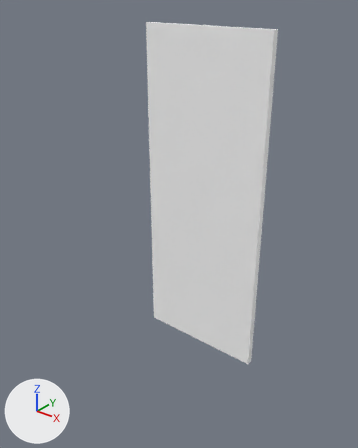
Renders of the FBX model thirdparty/BlenderSceneExporter/Content/Meshes/SM_Cube.fbx from each side of a commit.
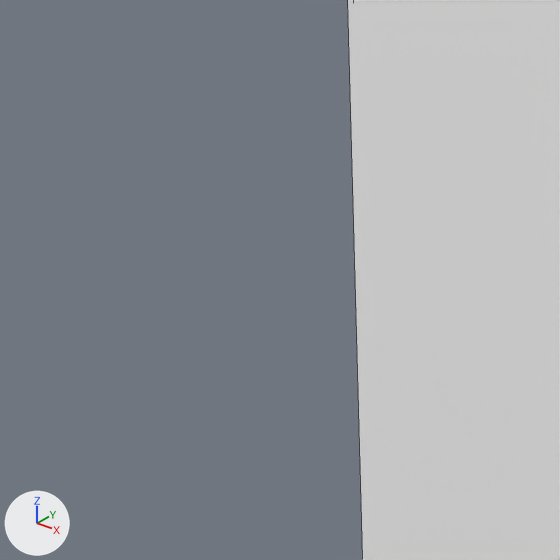
Each version is shown whole from a camera (50 mm lens) standing at (0.0, 1.43, 5.49) and looking at (-6.18, 9.16, 0.7), then close up on the part from 23% to 53% of the width and 26% to 51% of the height. The lights are fixed; the arrows at lower left show +X, +Y and +Z. The close-ups show mesh edges as thin lines. Where no turn or scale is listed for an object, it has been applied to the vertices.
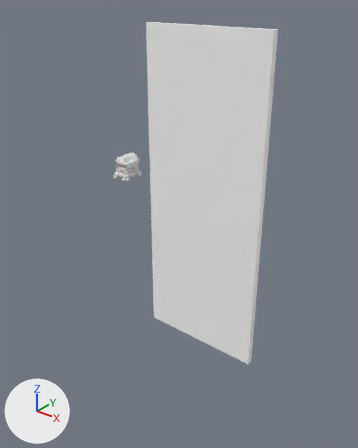
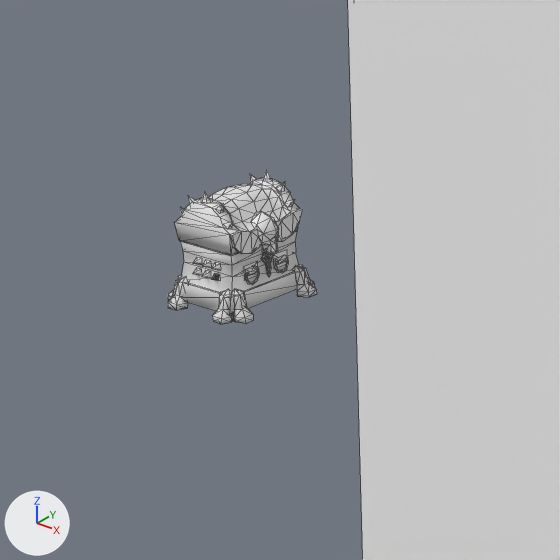
The newer file is also turned or shifted as a whole; pictures and numbers use the older file's frame.

Location of each change, (x1, y1, x2, y2) in pixels of the close-ups (560 x 560 px):
'Chest', added: after (168, 171, 317, 324)

The change in detail:
Material 'M_Chest' (mat_m_chest) is new.
Its base color is (0.8, 0.8, 0.8) (white #e7e7e7).
Mesh me_chest is new.
It has 715 vertices, 1048 faces and spans x -0.358..0.308, y -0.416..0.417, z -0.003..0.751.
It uses material mat_m_chest (its picture is missing).
Object 'Chest' (ob_chest) is new; it shows me_chest.
Its location is (-10.5, 12.0, 0.0).
